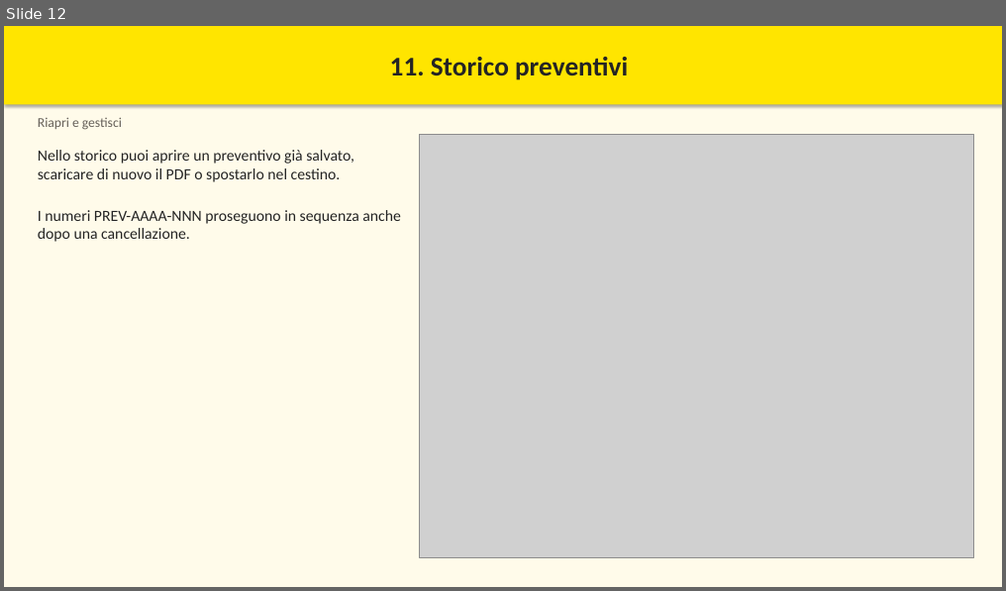
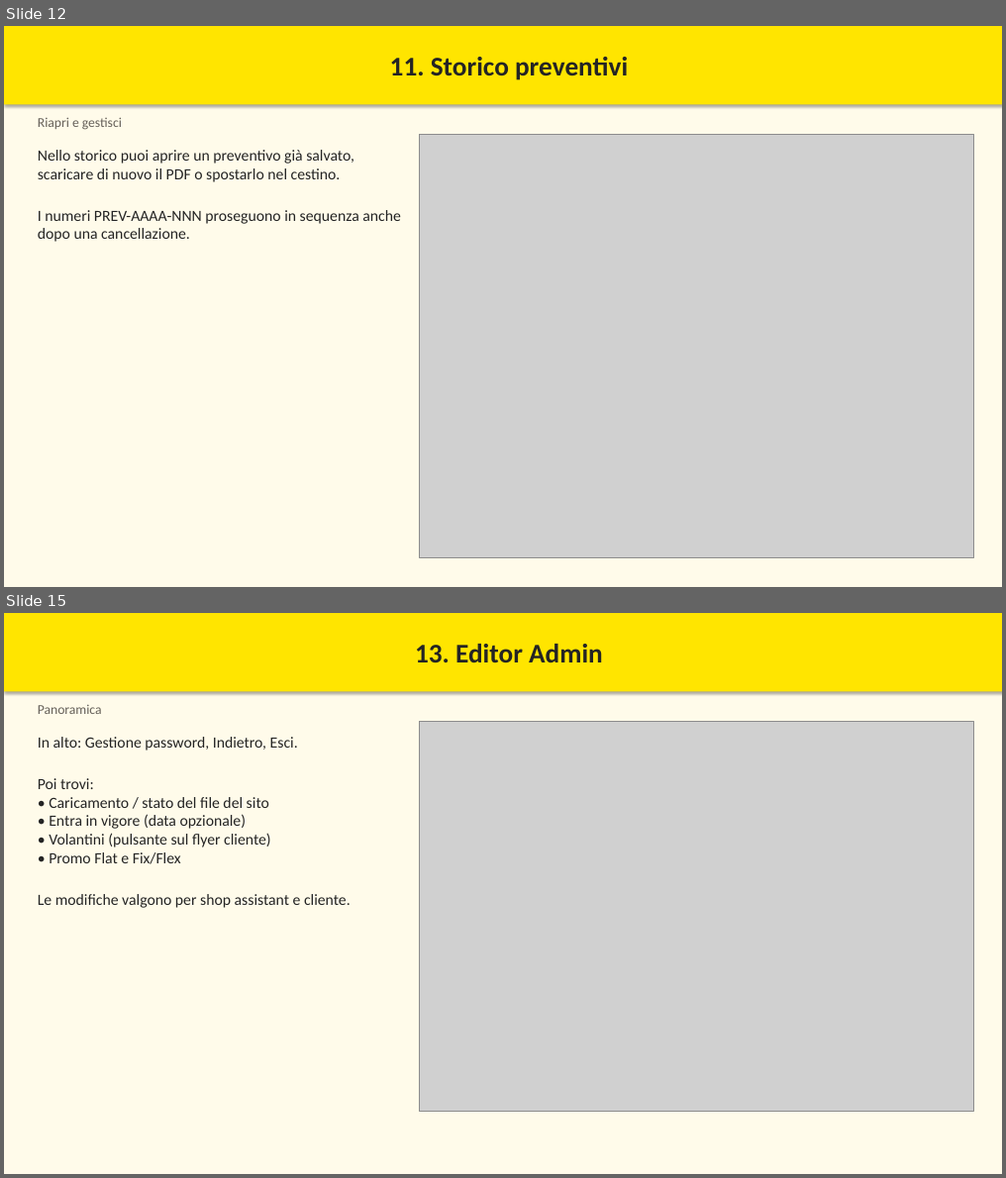
Before and after one commit to MBRP95/Preventivatore, a slide deck: docs/manuale/Manuale_Preventivatore_Shop_Assistant.pptx. Shown one above the other, each under a label of ours: slide 12 before the commit, slides 12 and 15 after it; the slides between them are not shown. The pictures are 1006x591 and 1006x1178 pixels, drawn with LibreOffice and Linux fonts; fonts in the diff are those of the drawing; grey boxes stand for pictures. Boxes give left, top, right and bottom in pixels: in the first picture for what was removed or moved away, otherwise in the second. Text is boxed around its words. In the diff, an @@ line names an element or a change of style, - is before the commit and + after.

```diff
--- a/docs/manuale/Manuale_Preventivatore_Shop_Assistant.pptx
+++ b/docs/manuale/Manuale_Preventivatore_Shop_Assistant.pptx
@@ slide 15 added at (4,613,1002,1174), background #FFFFFF @@
@@ rectangle added at (4,613,1002,1174), fill #FFFBEA @@
@@ rectangle added at (4,613,1002,691), fill #FFE500, 26 pt, text #242424, bold @@
+13. Editor Admin
@@ text added at (38,704,102,714), 13 pt, text #66615A @@
+Panoramica
@@ picture added at (420,722,973,1112) @@
@@ text added at (38,737,350,908), 15 pt, text #242424 @@
+In alto: Gestione password, Indietro, Esci.
+Poi trovi:
+• Caricamento / stato del file del sito
+• Entra in vigore (data opzionale)
+• Volantini (pulsante sul flyer cliente)
+• Promo Flat e Fix/Flex
+Le modifiche valgono per shop assistant e cliente.
```
Also in this commit, not shown: 3 slides changed, 5 other slides added, 7 other files.
